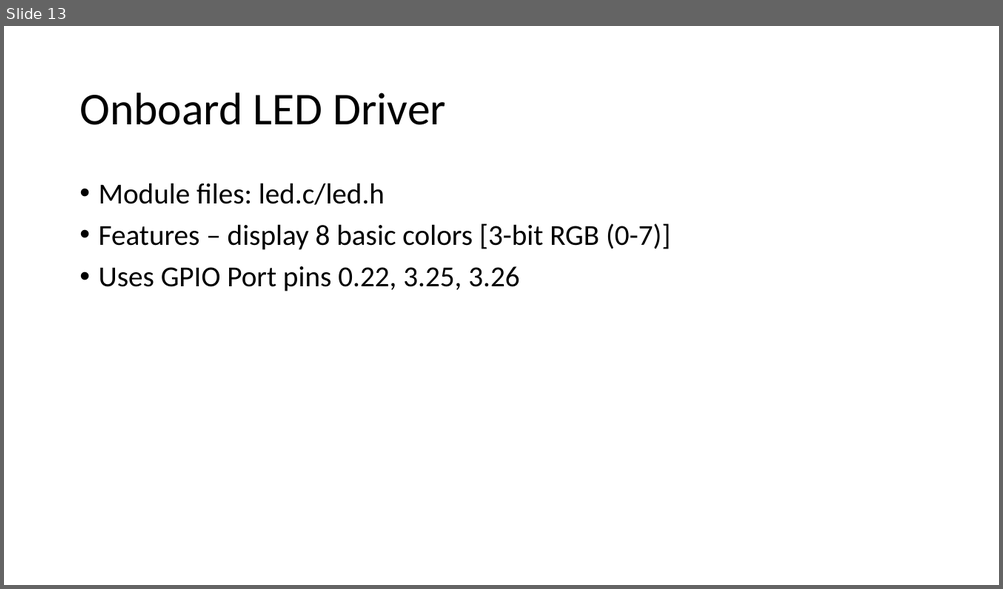
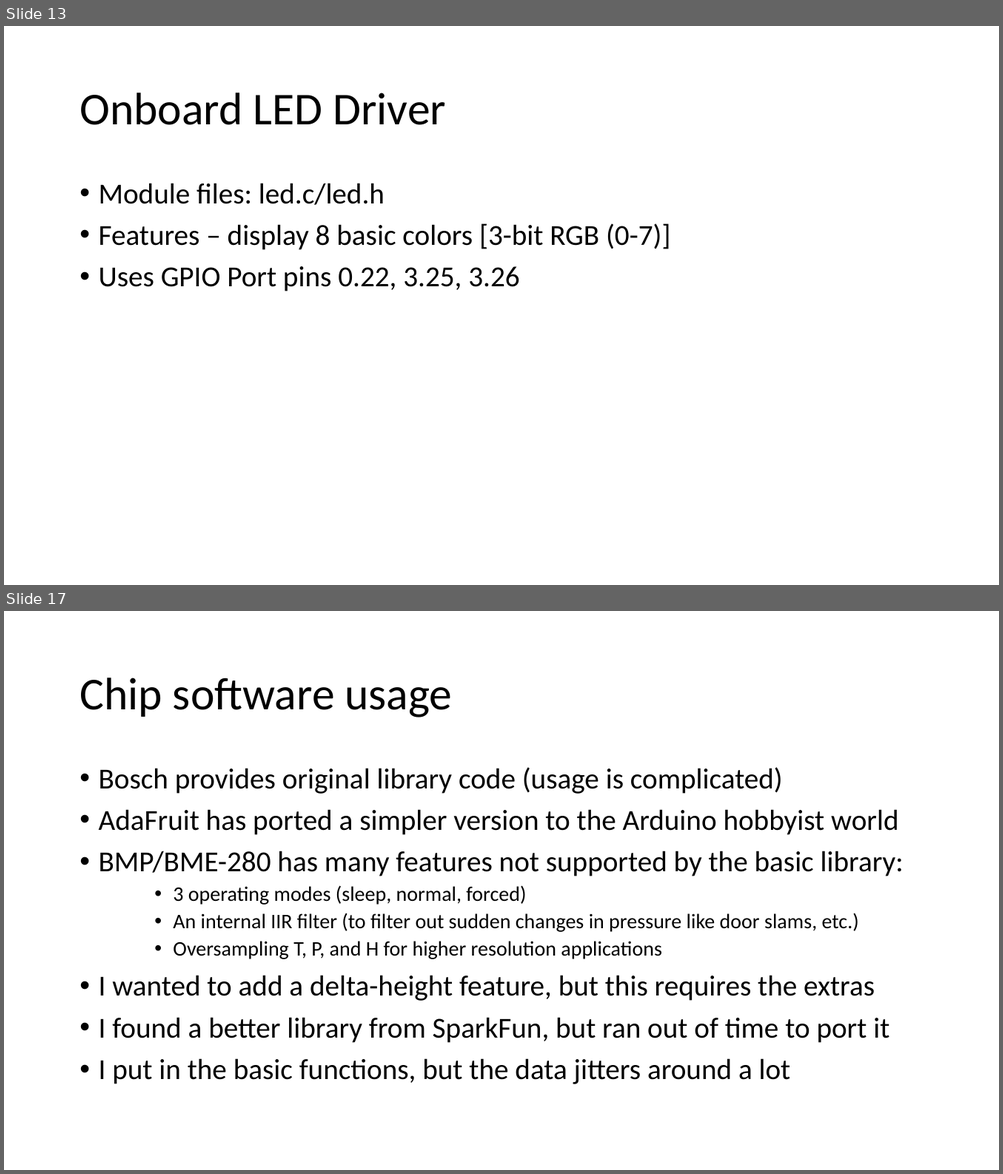
Before and after one commit to EmbeddedSystemClass/FinalProject5381, a slide deck: Final Project 5381.pptx. Shown one above the other, each under a label of ours: slide 13 before the commit, slides 13 and 17 after it; the slides between them are not shown. The pictures are 1003x589 and 1003x1174 pixels, drawn with LibreOffice and Linux fonts; fonts in the diff are those of the drawing. Boxes give left, top, right and bottom in pixels: in the first picture for what was removed or moved away, otherwise in the second. Text is boxed around its words. In the diff, an @@ line names an element or a change of style, - is before the commit and + after.

```diff
--- a/Final Project 5381.pptx
+++ b/Final Project 5381.pptx
@@ slide 17 added at (4, 611, 999, 1170), background #FFFFFF @@
@@ title added at (79, 678, 452, 718), 44 pt, text #000000 @@
+Chip software usage
@@ text added at (99, 767, 903, 1085), 28 pt, text #000000 @@
+• Bosch provides original library code (usage is complicated)
+• AdaFruit has ported a simpler version to the Arduino hobbyist world
+• BMP/BME-280 has many features not supported by the basic library:
+    • 3 operating modes (sleep, normal, forced)
+    • An internal IIR filter (to filter out sudden changes in pressure like door slams, etc.)
+    • Oversampling T, P, and H for higher resolution applications
+• I wanted to add a delta-height feature, but this requires the extras
+• I found a better library from SparkFun, but ran out of time to port it
+• I put in the basic functions, but the data jitters around a lot
```
Also in this commit, not shown: 1 slide changed, 6 other slides added.
